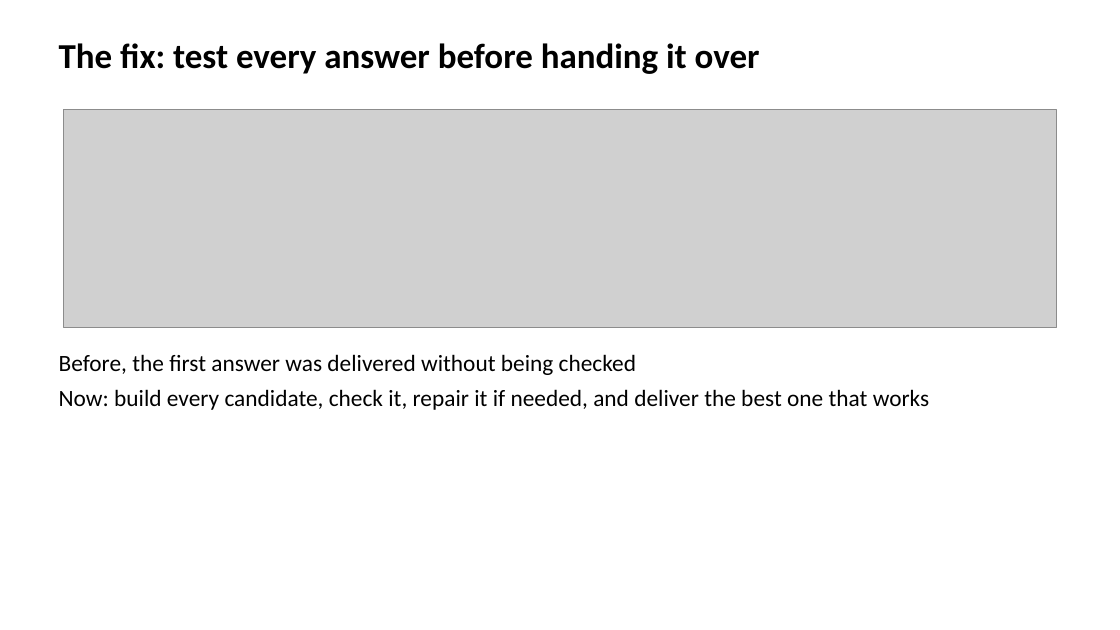
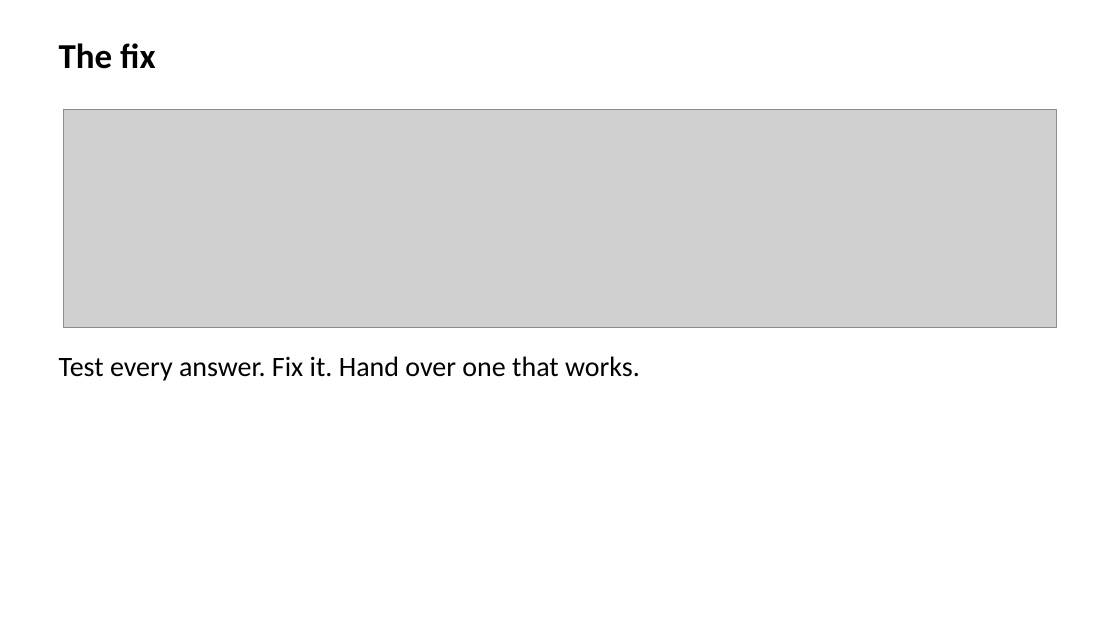
Before and after one commit to andrwlinx/CADFit, a slide deck: slide 3 of bench/figures/v2_2026-10-23/CADFit_v2_update.pptx. Drawn at 1120x630 pixels with LibreOffice and Linux fonts; fonts in the diff are those of the drawing; grey boxes stand for pictures. Boxes give left, top, right and bottom in pixels: in the first picture for what was removed or moved away, otherwise in the second. Text is boxed around its words. In the diff, an @@ line names an element or a change of style, - is before the commit and + after.

Commit message:
Slides: minimal text

```diff
--- a/bench/figures/v2_2026-10-23/CADFit_v2_update.pptx
+++ b/bench/figures/v2_2026-10-23/CADFit_v2_update.pptx
@@ text at [59, 43, 155, 69]: text changed @@
-The fix: test every answer before handing it over
+The fix
@@ text at [59, 356, 640, 381]: text changed; size 20 to 24 pt @@
-Before, the first answer was delivered without being checked
-Now: build every candidate, check it, repair it if needed, and deliver the best one that works
+Test every answer. Fix it. Hand over one that works.
```
Also in this commit, not shown: 6 other slides changed, 1 other file.
